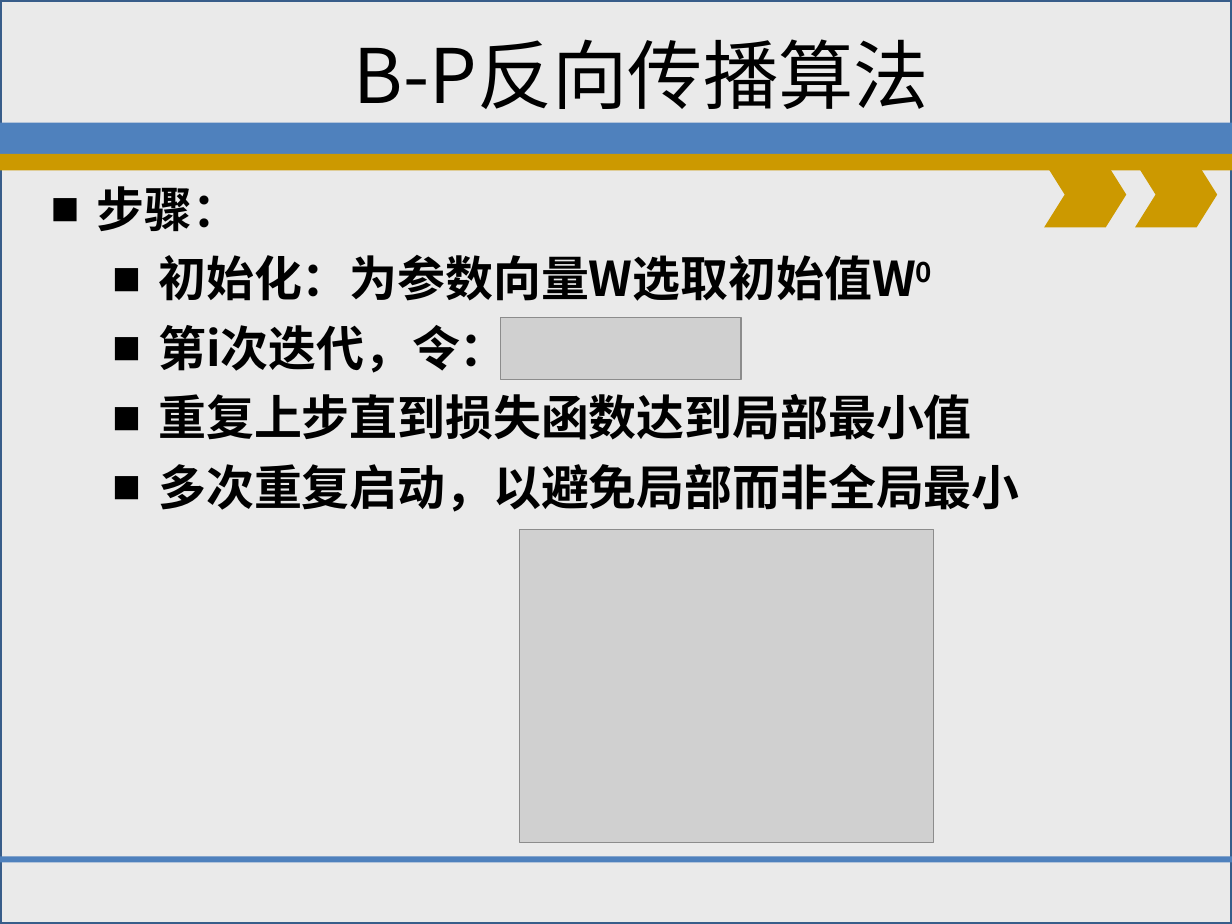
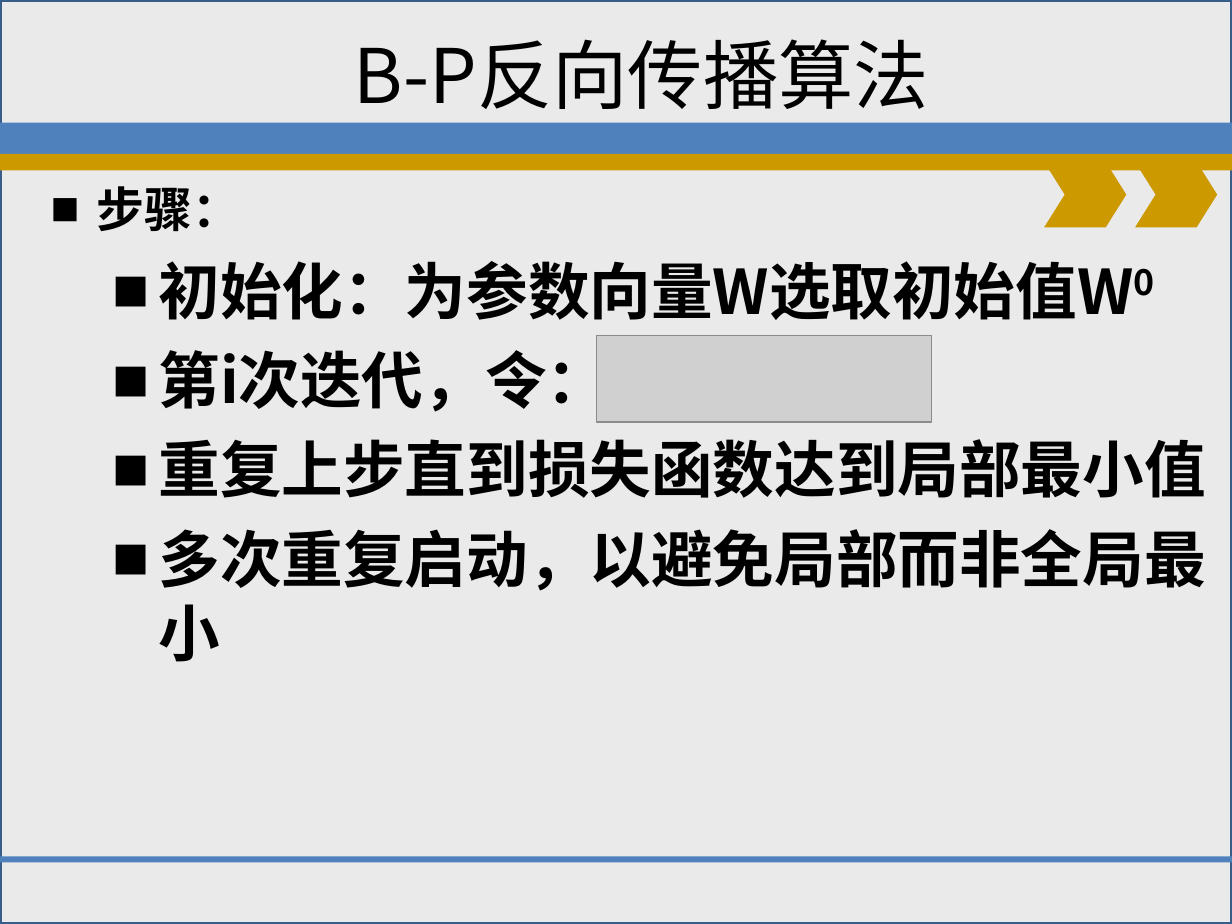
Before and after one commit to shfkuang/shfkuang.github.io, a slide deck: slide 10 of dm2019/dmch63.ppt. Drawn at 1232x924 pixels with LibreOffice and Linux fonts; fonts in the diff are those of the drawing; grey boxes stand for pictures; background and template pictures are left out. Boxes give left, top, right and bottom in pixels: in the first picture for what was removed or moved away, otherwise in the second. Text is boxed around its words. In the diff, an @@ line names an element or a change of style, - is before the commit and + after.

```diff
--- a/dm2019/dmch63.ppt
+++ b/dm2019/dmch63.ppt
@@ text at [158, 261, 1205, 662]: size 28 to 36 pt; more space between paragraphs @@
@@ picture: place and size @@
-picture at [500, 318, 740, 379]
+picture at [596, 336, 931, 423]
@@ picture removed at [520, 530, 934, 843] @@
```
Also in this commit, not shown: 11 other slides changed, 1 slide added, 1 other file.
